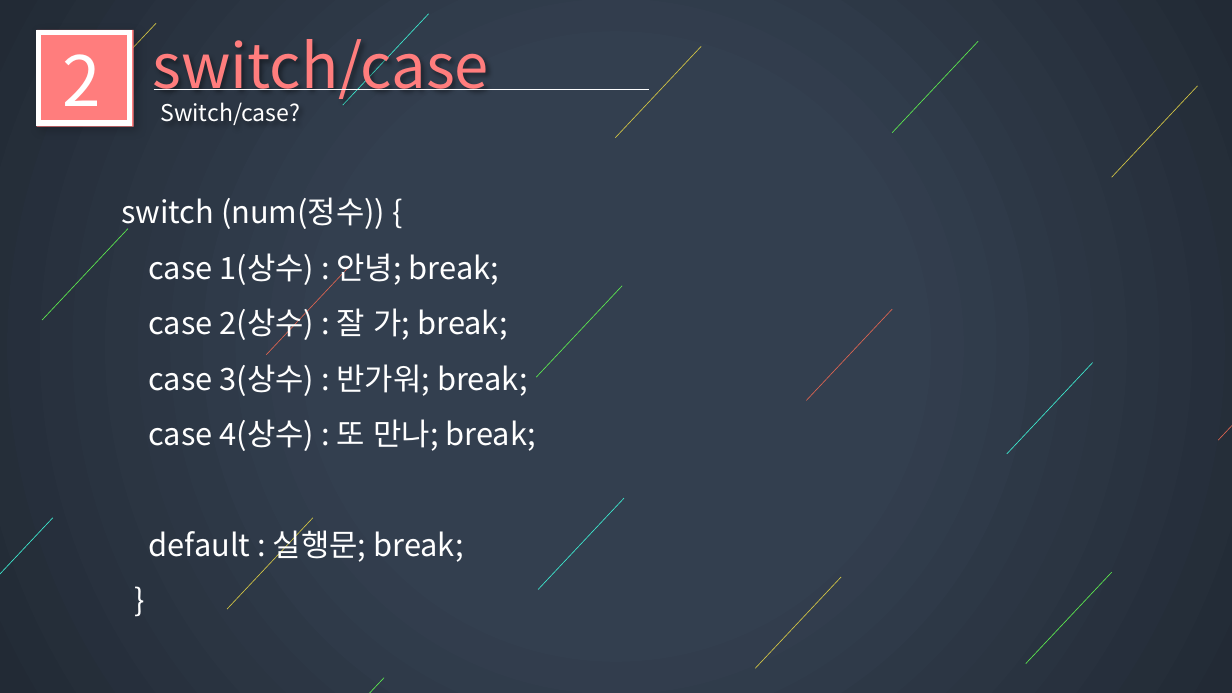
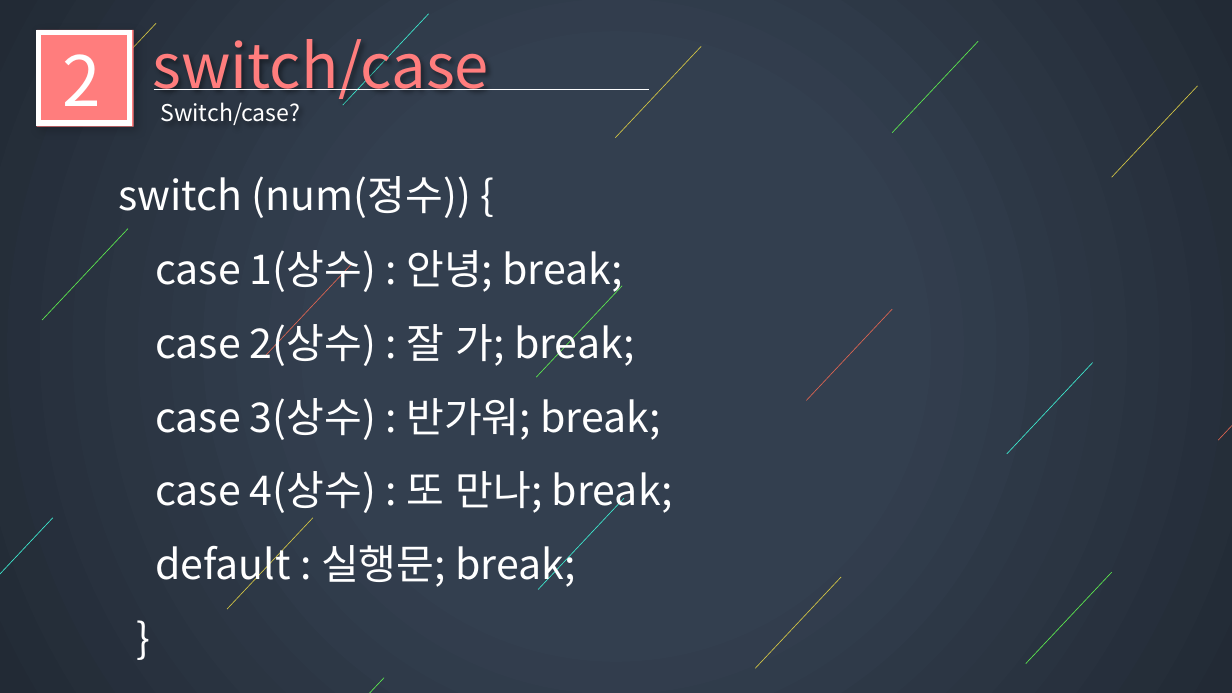
Before and after one commit to I-got-new-RC-car-bro/LecturePlan, a slide deck: slide 11 of lecture_plan/6차시/presentation/6차시 ppt.pptx. Drawn at 1232x693 pixels with LibreOffice and Linux fonts; fonts in the diff are those of the drawing; background and template pictures are left out. Boxes give left, top, right and bottom in pixels: in the first picture for what was removed or moved away, otherwise in the second. Text is boxed around its words. In the diff, an @@ line names an element or a change of style, - is before the commit and + after.

```diff
--- a/lecture_plan/6차시/presentation/6차시 ppt.pptx
+++ b/lecture_plan/6차시/presentation/6차시 ppt.pptx
@@ text "switch (num(정수)) { case 1(상수) ...": place and size @@
-text "switch (num(정수)) { case 1(상수) ..." at [121, 197, 537, 562]
+text "switch (num(정수)) { case 1(상수) ..." at [118, 176, 673, 590]
@@ text "switch (num(정수)) { case 1(상수) ..." at [118, 176, 673, 590]: size 24 to 32 pt @@
```
Also in this commit, not shown: 7 other slides changed, 2 slides added, 1 slide removed, 3 other files.
